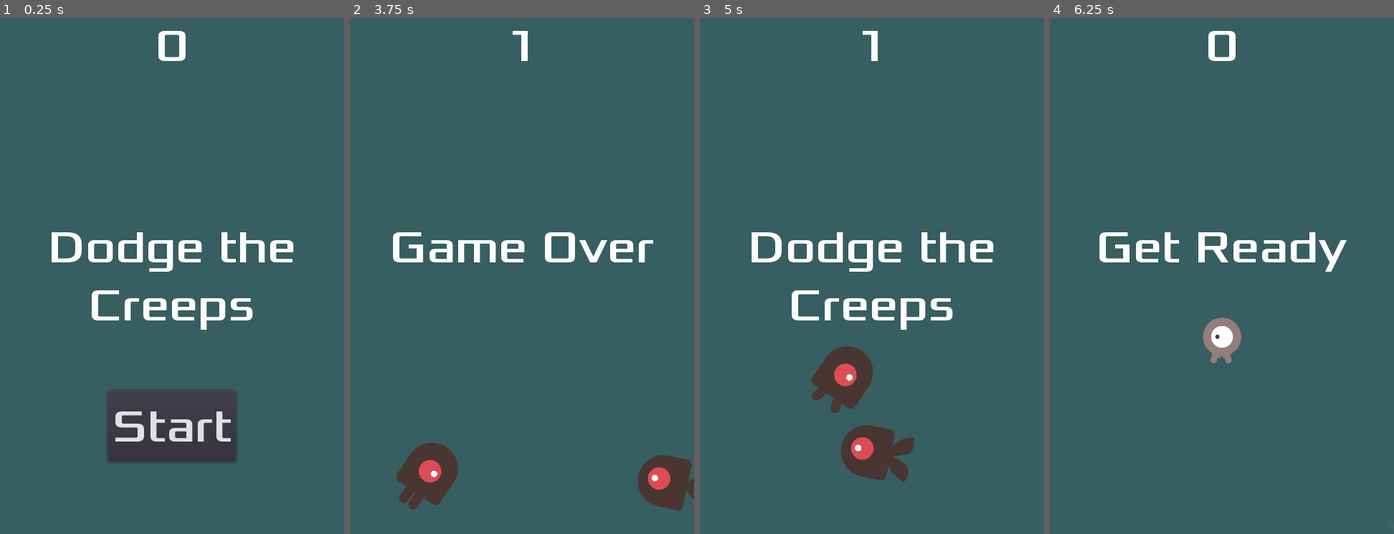
Above: before the commit, frames 1-4 (left to right).
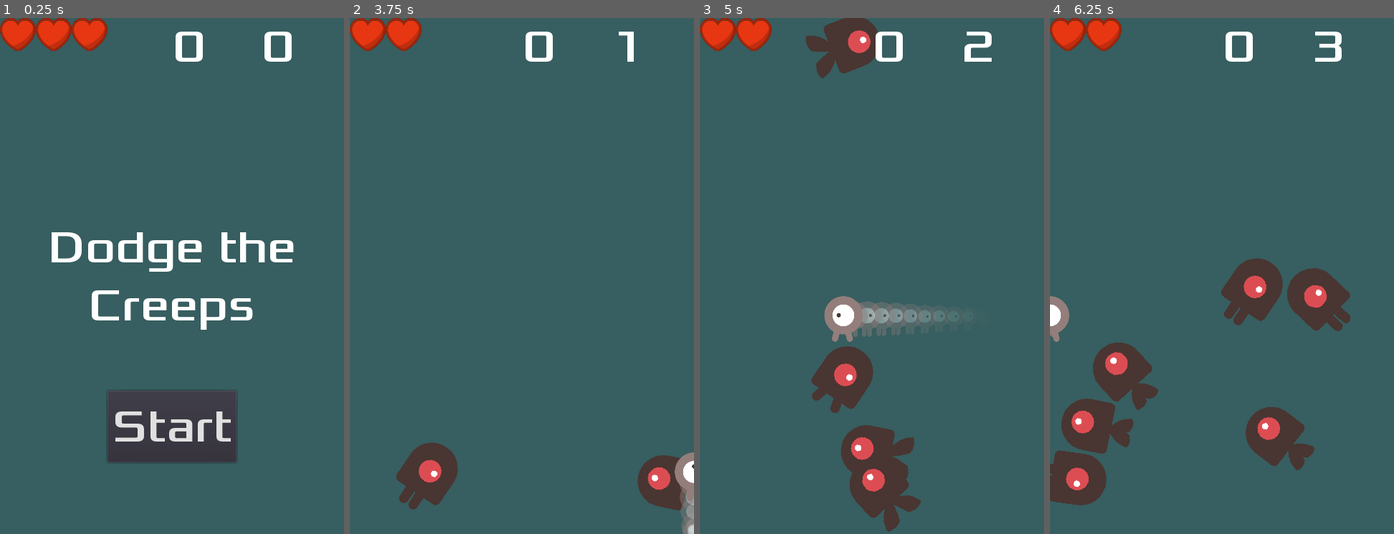
Above: after the commit, the same moments.

Repository: mahamismail/Dodge
Game: Godot game, scene res://Main.tscn
Same seed, same stepped clock (60 frames per second), same inputs: the game is played once before the commit and once after it.
Inputs (mouse positions are in pixels of both pictures, inside the frame that each line leads up to):
- Up to frame 1 (0.25 s): no input
- Up to frame 2 (3.75 s): click "Start" at 0.5 s; tap Enter (start_game) at 1.25, 1.35, 2.1, 2.85, 3.6 s; hold Right (move_right) 1.28-2.03 s; hold Down (move_down) 2.03-2.78 s; hold Right (move_right) 2.78-3.53 s; hold Up (move_up) from 3.53 s (still down)
- Up to frame 3 (5 s): release Up (move_up) at 4.28 s; hold Left (move_left) from 4.28 s (still down); tap Enter (start_game) at 4.35 s
- Up to frame 4 (6.25 s): tap Enter (start_game) at 5.1 s; release Left (move_left) at 5.75 s; click (1222, 425) at 5.75 s, where only the run before the commit has a clickable "Start"

The runs differ from the first frame. In frame 1, 2.2% of the frame differs, in the area x 0-85%, y 0-9%; in frame 2, 3.8%; in frame 3, 8.5%; in frame 4, 14%, in the area x 0-88%, y 0-95%.

Commit message:
Lives Decrease Mod
Max Lives = 3, decrease on hit

Diff:
--- a/HUD.gd
+++ b/HUD.gd
@@ -6,7 +6,6 @@
 	$MessageLabel.text = text
 	$MessageLabel.show()
 	$MessageTimer.start()
-
 
 func show_game_over():
 	show_message("Game Over")
@@ -20,7 +19,6 @@
 func update_score(score):
 	$ScoreLabel.text = str(score)
 
-
 func _on_StartButton_pressed():
 	$StartButton.hide()
 	emit_signal("start_game")
--- a/HUD.tscn
+++ b/HUD.tscn
@@ -1,7 +1,9 @@
-[gd_scene load_steps=7 format=2]
+[gd_scene load_steps=9 format=2]
 
 [ext_resource path="res://HUD.gd" type="Script" id=1]
 [ext_resource path="res://fonts/Xolonium-Regular.ttf" type="DynamicFontData" id=2]
+[ext_resource path="res://Maham/hearts.png" type="Texture" id=3]
+[ext_resource path="res://Lives.gd" type="Script" id=5]
 
 [sub_resource type="DynamicFont" id=1]
 size = 64
@@ -22,7 +24,10 @@
 
 [node name="ScoreLabel" type="Label" parent="."]
 anchor_right = 1.0
-margin_bottom = 78.0
+margin_left = 293.0
+margin_top = 1.0
+margin_right = 3.0
+margin_bottom = 79.0
 custom_fonts/font = SubResource( 1 )
 text = "0"
 align = 1
@@ -57,5 +62,31 @@
 [node name="MessageTimer" type="Timer" parent="."]
 one_shot = true
 
+[node name="TimeLabel" type="Label" parent="."]
+anchor_right = 1.0
+margin_left = 169.0
+margin_top = 1.0
+margin_right = -121.0
+margin_bottom = 79.0
+custom_fonts/font = SubResource( 1 )
+text = "0"
+align = 1
+
+[node name="Control" type="Control" parent="."]
+margin_right = 40.0
+margin_bottom = 40.0
+
+[node name="Lives" type="Control" parent="."]
+margin_right = 40.0
+margin_bottom = 40.0
+script = ExtResource( 5 )
+
+[node name="Hearts" type="TextureRect" parent="Lives"]
+margin_right = 40.0
+margin_bottom = 40.0
+rect_scale = Vector2( 0.4, 0.4 )
+texture = ExtResource( 3 )
+stretch_mode = 2
+
 [connection signal="pressed" from="StartButton" to="." method="_on_StartButton_pressed"]
 [connection signal="timeout" from="MessageTimer" to="." method="_on_MessageTimer_timeout"]
--- /dev/null
+++ b/Lives.gd
@@ -0,0 +1,9 @@
+extends Control
+
+#This script alloctes a length to the Hearts node so that it displays exactly 3 hearts. (MI)
+# REF: https://www.youtube.com/watch?v=Mo9ZbHyl9TY (MI)
+
+var heart_size: int = 125
+
+func on_player_life_changed(player_hearts: float) -> void:
+	$Hearts.rect_size.x = player_hearts * heart_size # this reduces the objects length, so hearts on display decrease. (MI)
--- a/Main.gd
+++ b/Main.gd
@@ -2,28 +2,34 @@
 
 export(PackedScene) var mob_scene
 var score
+var lives: int = 3 #start with 3 lives (MI)
+var hearts: float = lives
 
 func _ready():
 	randomize()
 
 
 func game_over():
-	$ScoreTimer.stop()
-	$MobTimer.stop()
-	$HUD.show_game_over()
-	$Music.stop()
-	$DeathSound.play()
+	# BUG: lives = 0 is satisfied acc to console but unsure why it won't work. (MI)
+	if hearts == 0: #if lives are 0 only then call game over. (MI)
+		$ScoreTimer.stop()
+		$MobTimer.stop()
+		$HUD.show_game_over()
+		$Music.stop()
+		$DeathSound.play()
 
 
 func new_game():
 	get_tree().call_group("mobs", "queue_free")
 	score = 0
+	hearts = lives
 	$Player.start($StartPosition.position)
 	$StartTimer.start()
 	$HUD.update_score(score)
 	$HUD.show_message("Get Ready")
 	$Music.play()
 
+	print(hearts)
 
 func _on_MobTimer_timeout():
 	# Create a new instance of the Mob scene.
@@ -54,7 +60,6 @@
 	score += 1
 	$HUD.update_score(score)
 
-
 func _on_StartTimer_timeout():
 	$MobTimer.start()
 	$ScoreTimer.start()
--- a/Main.tscn
+++ b/Main.tscn
@@ -20,9 +20,6 @@
 anchor_right = 1.0
 anchor_bottom = 1.0
 color = Color( 0.219608, 0.372549, 0.380392, 1 )
-__meta__ = {
-"_edit_use_anchors_": false
-}
 
 [node name="Player" parent="." instance=ExtResource( 3 )]
 
@@ -39,6 +36,7 @@
 position = Vector2( 240, 450 )
 
 [node name="MobPath" type="Path2D" parent="."]
+position = Vector2( 107, -59 )
 curve = SubResource( 1 )
 
 [node name="MobSpawnLocation" type="PathFollow2D" parent="MobPath"]
--- a/Player.gd
+++ b/Player.gd
@@ -1,14 +1,23 @@
 extends Area2D
 
 signal hit
+signal life_changed(player_hearts)
 
 export var speed = 400 # How fast the player will move (pixels/sec).
 var screen_size # Size of the game window.
 
+# TASK: Added 3 lives for the player (MI)
+# REF: https://www.youtube.com/watch?v=Mo9ZbHyl9TY (MI)
+# REF: https://docs.godotengine.org/en/stable/tutorials/scripting/singletons_autoload.html (MI)
+
+var lives = MainVariables.lives # Called these vars from Main.gd using Singleton pattern. (MI)
+var hearts = MainVariables.hearts
+
 func _ready():
 	screen_size = get_viewport_rect().size
 	hide()
-
+	connect("life_changed", get_parent().get_node("HUD/Lives"), "on_player_life_changed")
+	emit_signal("life_changed", lives)
 
 func _process(delta):
 	var velocity = Vector2.ZERO # The player's movement vector.
@@ -47,7 +56,12 @@
 
 
 func _on_Player_body_entered(_body):
-	hide() # Player disappears after being hit.
+	hearts -= 1 # decrease a life everytime the player collides with a Creep (MI)
+	print(hearts) # show lives left in console (MI)
+
+	emit_signal("life_changed", hearts) # Emit a signal to indicate the life has decreased (MI)
 	emit_signal("hit")
-	# Must be deferred as we can't change physics properties on a physics callback.
-	$CollisionShape2D.set_deferred("disabled", true)
+
+	# BUG: lives = 0 is satisfied acc to console but unsure why it won't work. (MI)
+	if hearts == 0: #disable collision only when life is decreased to 0 (MI)
+		$CollisionShape2D.set_deferred("disabled", true) # Must be deferred as we can't change physics properties on a physics callback.
--- a/project.godot
+++ b/project.godot
@@ -19,6 +19,10 @@
 following the tutorial in the documentation."
 run/main_scene="res://Main.tscn"
 config/icon="res://icon.png"
+
+[autoload]
+
+MainVariables="*res://Main.gd"
 
 [display]
 
@@ -66,3 +70,9 @@
 "events": [ Object(InputEventKey,"resource_local_to_scene":false,"resource_name":"","device":0,"alt":false,"shift":false,"control":false,"meta":false,"command":false,"pressed":false,"scancode":16777221,"physical_scancode":0,"unicode":0,"echo":false,"script":null)
  ]
 }
+ui_attack={
+"deadzone": 0.5,
+"events": [ Object(InputEventKey,"resource_local_to_scene":false,"resource_name":"","device":0,"alt":false,"shift":false,"control":false,"meta":false,"command":false,"pressed":false,"scancode":32,"physical_scancode":0,"unicode":0,"echo":false,"script":null)
+, Object(InputEventMouseButton,"resource_local_to_scene":false,"resource_name":"","device":0,"alt":false,"shift":false,"control":false,"meta":false,"command":false,"button_mask":0,"position":Vector2( 0, 0 ),"global_position":Vector2( 0, 0 ),"factor":1.0,"button_index":1,"pressed":false,"doubleclick":false,"script":null)
+ ]
+}
Binary file added: Maham/Ellipse.png
Not shown, added: Maham/Ellipse.png.import
Binary file added: Maham/heart.png
Not shown, added: Maham/heart.png.import
Binary file added: Maham/hearts.png
Not shown, added: Maham/hearts.png.import
Binary file added: Maham/heartss.png
Not shown, added: Maham/heartss.png.import
